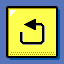
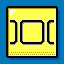
Two versions of the same layered image (64x64). Layer-by-layer changes:
hid "Back" over <box>20,19,45,32</box>
showed "Menu" over <box>10,20,54,45</box>
painted on "Background" over <box>0,0,64,64</box>
